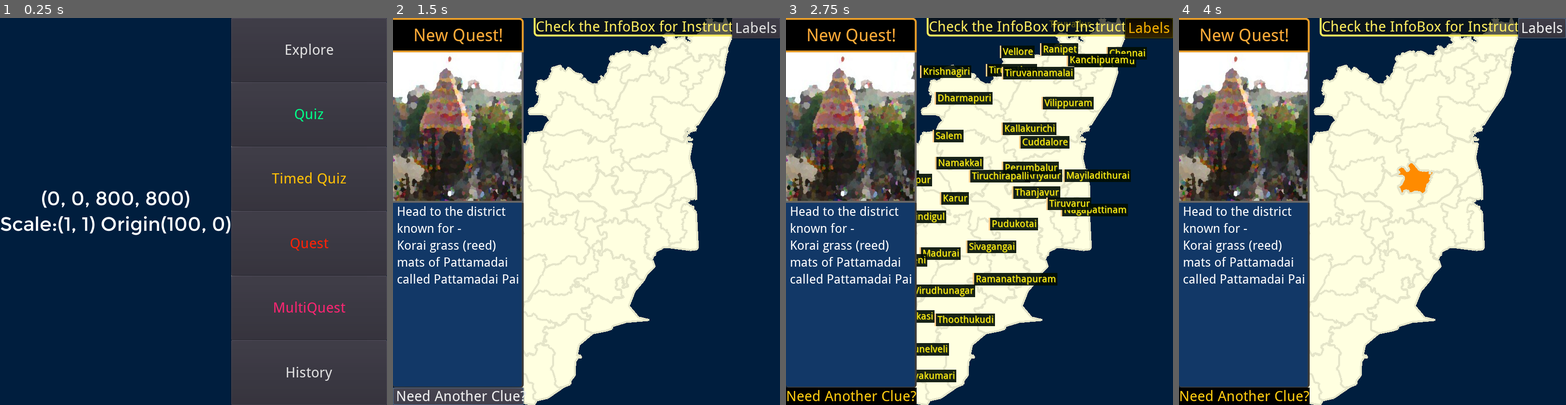
Above: before the commit, frames 1-4 (left to right).
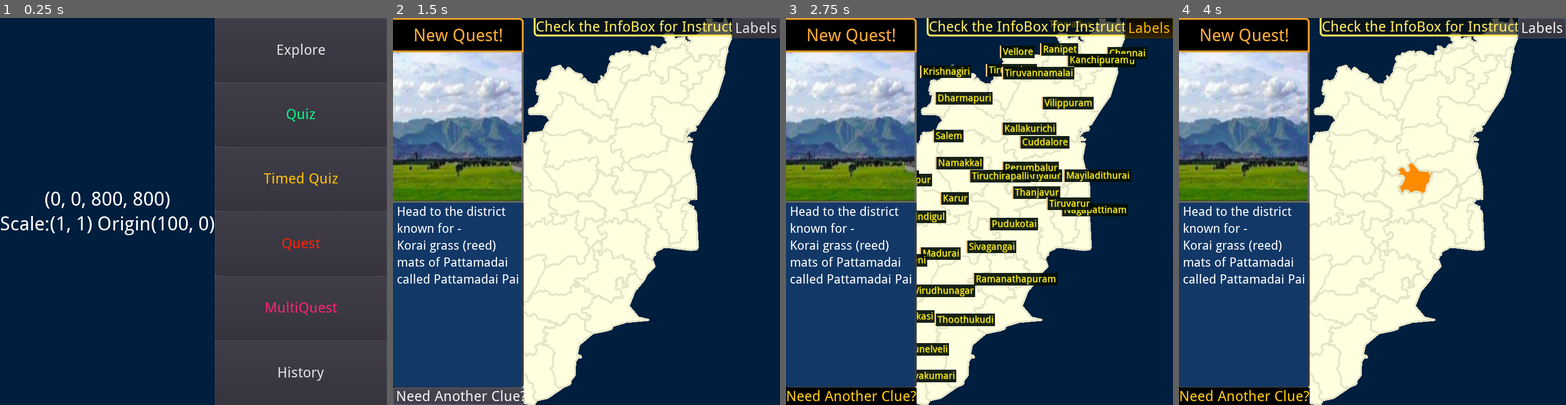
Above: after the commit, the same moments.

Repository: sharun-s/godot-tn
Game: Godot game, scene res://Node2D.tscn
Two runs of this game, one before a commit and one after it. Both use one fixed random seed, a clock stepped at 60 frames per second and the inputs below.
Inputs (mouse positions are in pixels of both pictures, inside the frame that each line leads up to):
- Up to frame 1 (0.25 s): no input
- Up to frame 2 (1.5 s): click "Quest" at 0.5 s; click "Need Another Clue?" at 1.25 s
- Up to frame 3 (2.75 s): click "Labels" at 2 s
- Up to frame 4 (4 s): tap Enter at 2.75 s; drag from (1418, 168) to (1465, 56) at 2.77 s; drag from (1465, 56) to (1418, 168) at 3.52 s

The runs differ from the first frame. In frame 1, 7.2% of the frame differs, in the area x 0-90%, y 0-100%; in frame 2, 12%, in the area x 0-34%, y 8-48%; in frame 3, 12%; in frame 4, 12%.

Commit message:
PERF: reducing load time at startup. converted pngs to jpgs. moved them into pics dir. moved out unused gdscripts and scenes so they dont load unnecessarily

Diff:
--- a/Camera2D.gd
+++ /dev/null
@@ -1,24 +0,0 @@
-extends Camera2D
-
-var min_zoom=1.9
-var max_zoom=4.9
-var zoom_level= 1.0
-var zoom_factor=0.1
-var zoom_duration=0.2
-var events={}
-var last_drag_distance=0
-
-func _ready():
-	pass
-
-func _unhandled_input(event):
-
-	if event.is_action_pressed("zoom_in"):
-		zoom_level = clamp(zoom_level - zoom_factor, min_zoom, max_zoom)
-		zoom = Vector2(zoom_level, zoom_level)
-		get_parent().get_node("Label").rect_scale=zoom
-
-	if event.is_action_pressed("zoom_out"):
-		zoom_level = clamp(zoom_level + zoom_factor, min_zoom, max_zoom)
-		zoom = Vector2(zoom_level, zoom_level)
-		get_parent().get_node("Label").rect_scale=zoom
--- a/InfoCenter.gd
+++ b/InfoCenter.gd
@@ -285,7 +285,7 @@
 	a.frames=10
 	a.fps=2
 	for i in range(1,11):
-		a.set_frame_texture(i-1, load("res://sea_"+str(i)+".png"))
+		a.set_frame_texture(i-1, load("res://pics/sea_"+str(i)+".jpg"))
 	#var cnt=11
 	#for i in range(10, 1, -1):
 	#	a.set_frame_texture(cnt, load("res://sea_"+str(i)+".png"))
@@ -297,38 +297,13 @@
 	a.frames=6
 	a.fps=2
 	for i in range(1,7):
-		a.set_frame_texture(i-1, load("res://panther_"+str(i)+".png"))
+		a.set_frame_texture(i-1, load("res://pics/panther_"+str(i)+".jpg"))
 	return a
 
-var dummyimg=[
-	#panther(),
-	preload("res://madurai.png"),
-	preload("res://thristi.png"),
-	preload("res://panther_3.png"),
-	preload("res://nat.png"),
-	preload("res://elephant.png"),
-	preload("res://flame.png"),
-	sea(),
-	preload("res://dance.png"),
-	preload("res://kolam.png"),
-	preload("res://dugong.png"),
-	preload("res://paddy.jpg"),
-	preload("res://kaveri.png"),
-	preload("res://templegopuram.png"),
-	preload("res://athangudi.png"),
-	preload("res://chariot.jpg"),
-	preload("res://saree.png"),
-	preload("res://saree-2.png"),
-	preload("res://zari.png"),
-	preload("res://croc.png"),
-	preload("res://beach.png"),
-	preload("res://fisherman.png"),
-	preload("res://marigold.png"),
-	preload("res://gingee.png"),
-	preload("res://lights.png")
-	]
+var dummyimg=[]
 
 func preload_from_pics_dir():
+	var ts = OS.get_ticks_usec()
 	var path = "res://pics"
 	var dir = Directory.new()
 	dir.open(path)
@@ -344,6 +319,8 @@
 			var img=load(path + "/" + file_name)
 			dummyimg.append(img)
 	dir.list_dir_end()
+	var te = OS.get_ticks_usec()
+	print('image loading took: ', te - ts, 'us')
 
 func image_selector(district='', fact=''):
 	# if fact has image return that image
--- a/Node2D.tscn
+++ b/Node2D.tscn
@@ -1,7 +1,6 @@
-[gd_scene load_steps=23 format=2]
+[gd_scene load_steps=22 format=2]
 
 [ext_resource path="res://TN.gd" type="Script" id=1]
-[ext_resource path="res://Montreal-Regular.ttf" type="DynamicFontData" id=2]
 [ext_resource path="res://DroidSans.ttf" type="DynamicFontData" id=3]
 [ext_resource path="res://InfoCenter.tscn" type="PackedScene" id=4]
 [ext_resource path="res://pulse.gd" type="Script" id=5]
@@ -56,7 +55,7 @@
 
 [sub_resource type="DynamicFont" id=9]
 size = 40
-font_data = ExtResource( 2 )
+font_data = ExtResource( 3 )
 
 [sub_resource type="StyleBoxFlat" id=10]
 bg_color = Color( 0.00392157, 0.00784314, 0.0117647, 1 )
--- a/QuestMenu.tscn
+++ b/QuestMenu.tscn
@@ -1,8 +1,7 @@
-[gd_scene load_steps=13 format=2]
-
-[ext_resource path="res://Montreal-Regular.ttf" type="DynamicFontData" id=1]
-[ext_resource path="res://DroidSans.ttf" type="DynamicFontData" id=2]
-[ext_resource path="res://QuestMenu.gd" type="Script" id=3]
+[gd_scene load_steps=12 format=2]
+
+[ext_resource path="res://DroidSans.ttf" type="DynamicFontData" id=1]
+[ext_resource path="res://QuestMenu.gd" type="Script" id=2]
 
 [sub_resource type="StyleBoxFlat" id=1]
 bg_color = Color( 0, 0, 0, 0.913725 )
--- a/TN.gd
+++ b/TN.gd
@@ -1085,6 +1085,7 @@
 	$HUD/Grid/MarginContainer/Muni.hide()
 	uiScore.visible=true
 	uiScore.text='Check the InfoBox for Instructions'
+	$HUD/TopRight/Labels.show()
 	game_in_progress=3
 	if general_quests.has(quest_name):
 		appear()
@@ -1178,8 +1179,8 @@
 #var multiquest=false
 func subjectQuest():
 	disableui()
+	$HUD/TopRight/Labels.hide()
 	$Gopal.show()
-	$HUD/TopRight/Labels.show()
 	if selected_district!='':
 		deselect()
 		$Label.text=''
--- a/horti.gd
+++ /dev/null
@@ -1,176 +0,0 @@
-extends Node
-
-var agri={
-Mango={
-	GrowingDistricts=["Krishnagiri","Vellore","Dindigul","Thiruvallur","Dharmapuri","Theni"],
-	MajorMarkets=["Theni","Dharmapuri","Salem","Tirunelveli"]},
-Banana={
-	GrowingDistricts=["Coimbatore","Erode","Thoothukudi","Tirunelveli","Trichy","Vellore","Kanyakumari","Karur"],
-	MajorMarkets=["Trichy","Coimbatore","Theni"]},
-Lime={
-	GrowingDistricts=["Dindigul","Tirunelveli","Trichy","Perambalur"],
-	MajorMarkets=["Dindigul","Tirunelveli","Trichy","Perambalur"]},
-Guava={
-	GrowingDistricts=["Dindigul","Madurai","Virudhunagar","Villupuram","Vellore","Tirunelveli"],
-	MajorMarkets=["Palani","Madurai","KoyambeduWholesaleMarket"]},
-Pineapple={
-	GrowingDistricts=["Namakkal","Dindigul","Kanyakumari"],
-	MajorMarkets=["KoyambeduWholesaleMarket","Coimbatore"]},
-Sapota={
-	GrowingDistricts=["Dindigul","Coimbatore","Virudhunagar","Theni","Namakkal"],
-	MajorMarkets=["Dindigul","Coimbatore","AnnaFruitMarket","Koyambedu"]},
-Pomegranate={
-	GrowingDistricts=["Dindigul","Erode","Coimbatore","Tirunelveli"],
-	MajorMarkets=["Coimbatore","Chennai"]},
-Jackfruit={
-	GrowingDistricts=["Cuddalore","Kanyakumari","Dindigul","Pudukottai","Namakkal","Tirunelveli","Nilgiris"],
-	MajorMarkets=["Panruti","Coimbatore"]},
-Ber={},
-Amla={
-	GrowingDistricts=["Tirunelveli","Dindigul","Sivagangai","Thoothukudi"],
-	MajorMarkets=["KoyambeduMarket","Chennai","Ottanchathiram"]},
-Apple={},
-Pear={},
-Plum={},
-Peach={},
-Tomato={},
-Brinjal={
-	GrowingDistricts=["Vellore","Salem","Krishnagiri","Dindigul","Coimbatore"],
-	MajorMarkets=["Ottanchatram","Dindigul","Tirunelveli","Tuticorin"]},
-Bhendi={
-	GrowingDistricts=["Vellore","Salem","Coimbatore","Dindigul"],
-	MajorMarkets=["PeriyarVegetableMarketKoyambedu","Chennai"]},
-Chillies={
-	GrowingDistricts=["Ramanathapuram","Thoothukudi","Sivagangai","Virudhunagar","Tirunelveli"],
-	MajorMarkets=["Virudhunagar","Chennai","Ramanad","Paramkudi"]},
-Capsicum={},
-Sweetpepper={},
-Bellpepper={},
-Paprika={},
-Pumpkin={
-	GrowingDistricts=["Coimbatore","Tiruppur","Theni","Dindigul"],
-	MajorMarkets=["Periyar Vegetable Market Koyambedu"]},
-Snakegourd={
-	GrowingDistricts=["Cuddalore","Coimbatore","Dindigul"],
-	MajorMarkets=["Periyar Vegetable Market Koyambedu"]},
-Ribbedgourd={
-	GrowingDistricts=["Erode","Coimbatore","Tiruppur"],
-	MajorMarkets=["Periyar Vegetable Market Koyambedu"]},
-Bottlegourd={
-	GrowingDistricts=["Dindigul","Thiruvallur","Coimbatore","Thoothukudi"],
-	MajorMarkets=["Periyar Vegetable Market Koyambedu"]},
-Bittergourd={
-	GrowingDistricts=["Coimbatore","Dindigul","Cuddalore","Thoothukudi","Tiruppur"],
-	MajorMarkets=["Periyar Vegetable Market Koyambedu"]},
-Ashgourd={
-	GrowingDistricts=["Erode","Coimbatore","Villupuram"],
-	MajorMarkets=["Periyar Vegetable Market Koyambedu",]},
-Cucumber={
-	GrowingDistricts=["Kanyakumari","Dindigul","Tirunelveli","Theni"],
-	MajorMarkets=["Periyar Vegetable Market Koyambedu",]},
-Gherkin={},
-Watermelon={
-	GrowingDistricts=["Kancheepuram","Villupuram","Thiruvallur"],
-	MajorMarkets=["Coimbatore","Chennai"]},
-Muskmelon={},
-Tinda={},
-Chowchow={},
-Clusterbeans={
-	GrowingDistricts=["Dindigul","Coimbatore","Namakkal"],
-	MajorMarkets=["Periyar Vegetable Market Koyambedu"]},
-Cowpeas={},
-Lablabbeans={
-	GrowingDistricts=["Dindigul","Erode","Salem","Theni"],
-	MajorMarkets=["Periyar Vegetable Market Koyambedu"]},
-Frenchbeans={},
-Broadbeans={},
-Peas={
-	GrowingDistricts=["Nilgiris","Dindigul"],
-	MajorMarkets=["Mettupalayam",""]},
-Drumstick={
-	GrowingDistricts=["Dindigul","Thoothukudi","Theni","Karur","Tiruppur"],
-	MajorMarkets=["Dindigul",""]},
-Babycorn={},
-Cabbage={
-	GrowingDistricts=["Nilgris","Krishnagiri","Theni","Erode"],
-	MajorMarkets=["Mettupalayam","Ottanchathiram","Hosur"]},
-Cauliflower={
-	GrowingDistricts=["Dindigul","Theni","Coimbatore","Tiruppur"],
-	MajorMarkets=["Mettupalayam","Coimbatore",]},
-Carrot={
-	GrowingDistricts=["Nilgiris","Dindigul","Krishnagiri"],
-	MajorMarkets=["Mettupalayam","Dindigul","Coimbatore"]},
-Radish={
-	GrowingDistricts=["Vellore","Dindigul","Thanjavur","Nilgris"],
-	MajorMarkets=["Mettupalayam","Dindigul","Coimbatore"]},
-BeetRoot={
-	GrowingDistricts=["Tiruppur","Coimbatore ","Nilgiris","Dindigul ","Theni",""],
-	MajorMarkets=["Mettupalayam","Coimbatore","Erode"]},
-Potato={
-	GrowingDistricts=["Dindigul","Nilgiris"],
-	MajorMarkets=["Ottanchathiram","Koyambedu","Mettupalayam",""]},
-Sweetpotato={},
-Tapioca={
-	GrowingDistricts=["Salem","Namakkal","Erode","Dharmapuri","Villupuram"],
-	MajorMarkets=["Salem","Dharmapuri","Erode"]},
-Elephantfootyam={},
-Taro={},
-Chinesepotato={
-	GrowingDistricts=["Perambalur","Trichy","Dindigul","Namakkal","Coimbatore","Erode","Tirunelveli"],
-	MajorMarkets=["Dindigul","Palani","Palladam","Madurai","Trichy"]},
-Onion={
-	GrowingDistricts=["Perambalur","Trichy","Thiruppur","Dindigul","Namakkal","Tirunelveli"],
-	MajorMarkets=["Ottanchathiram","Koyambedu","Dindigul","Coimbatore"]},
-Pepper={
-	GrowingDistricts=["Kanyakumari","Nilgiris","Kolli Hills","Lower pulneys"],
-	MajorMarkets=["Kanyakumari","Nagarkovil"]},
-Cardamom={
-	GrowingDistricts=["Theni"],
-	MajorMarkets=["Bodinayakanur","Kumily","Thekkady","Kumbum"]},
-Turmeric={
-	GrowingDistricts=["Karur","Villupuram","Coimbatore","Salem","Dharmapuri","Krishnagiri","Erode"],
-	MajorMarkets=["Erode","Karur","Coimbatore","Salem ","Dharmapuri"]},
-Ginger={},
-Clove={},
-Nutmeg={},
-Cinnamon={},
-Tamarind={
-	GrowingDistricts=["Dindigul","Theni","Madurai","Trichy"],
-	MajorMarkets=["Madurai","Trichy"]},
-Allspice={},
-Coriander={},
-Fenugreek={},
-Fennel={},
-VANILLA={},
-Tea={
-	GrowingDistricts=["Nilgiris","Coimbatore","Dindigul","Theni","Kanyakumari","Tirunelveli"],
-	MajorMarkets=["Coimbatore","Nilgiris"]},
-Coffee={
-	GrowingDistricts=["Dindigul","Nilgiris","Salem","Theni"],
-	MajorMarkets=["Coonoor","Bodinayakanur ","Mettupalayam"]},
-Cashew={
-	GrowingDistricts=["Cuddalore","Tirunelveli"],
-	MajorMarkets=["Jayankondam","Vridhachalam","Panruti"]},
-Cocoa={},
-Rubber={},
-Coconut={
-	GrowingDistricts=["Thiruvarur","Coimbatore","Kanyakumari","Tanjore"],
-	MajorMarkets=["Coimbatore","Tanjore","Chennai"]},
-Arecanut={},
-OilPalm={},
-Palmyrah={},
-Betelvine={},
-Senna={},
-Periwinkle={},
-Medicinalsolanum={},
-Lemongrass={},
-Citronella={},
-Geranium={},
-Palmarosa={},
-Patchouli={},
-Mint={},
-Rose={
-	GrowingDistricts=["Krishnagiri","Madurai","Dindigul"],
-	MajorMarkets=["Dindigul","Madurai","Chennai"]},
-Gundumalli={}
-}
Binary file removed: Montreal-Regular.ttf
Not shown: 1 places in QuestMenu.tscn that only renumber resources
Binary file removed: athangudi.png
Not shown, removed: athangudi.png.import
Binary file removed: beach.png
Not shown, removed: beach.png.import
Not shown, removed: chariot.jpg.import
Binary file removed: croc.png
Not shown, removed: croc.png.import
Binary file removed: dance.png
Not shown, removed: dance.png.import
Binary file removed: dugong.png
(and 86 more such lines)
